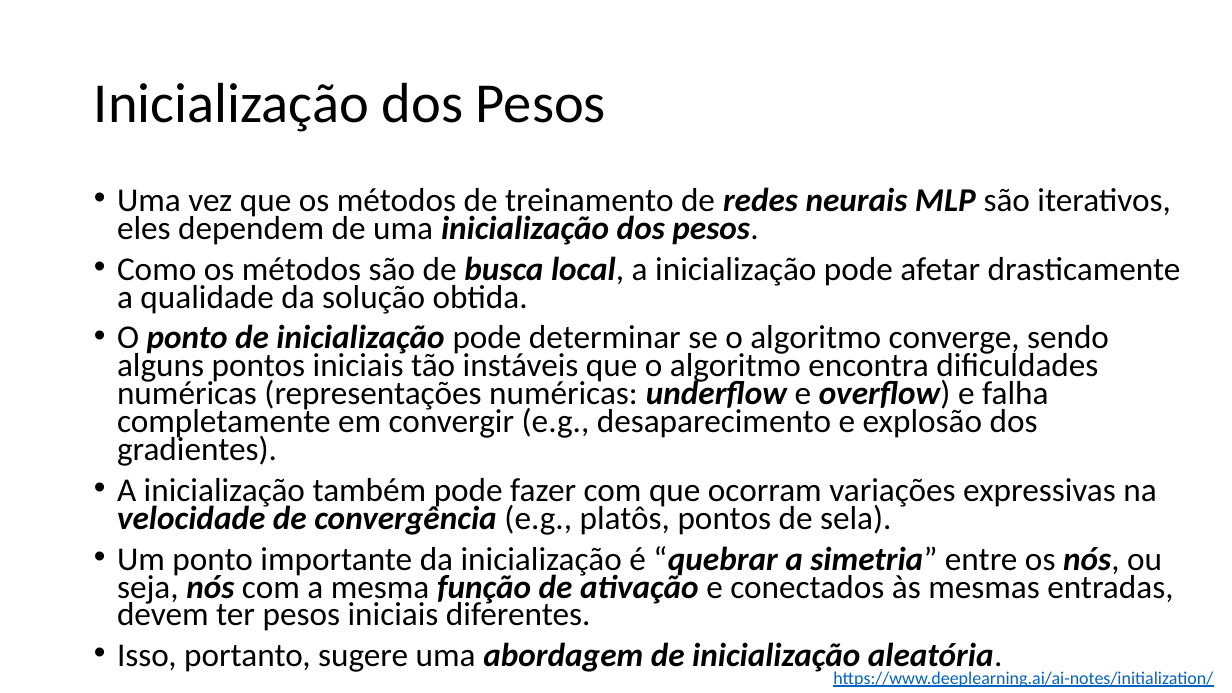
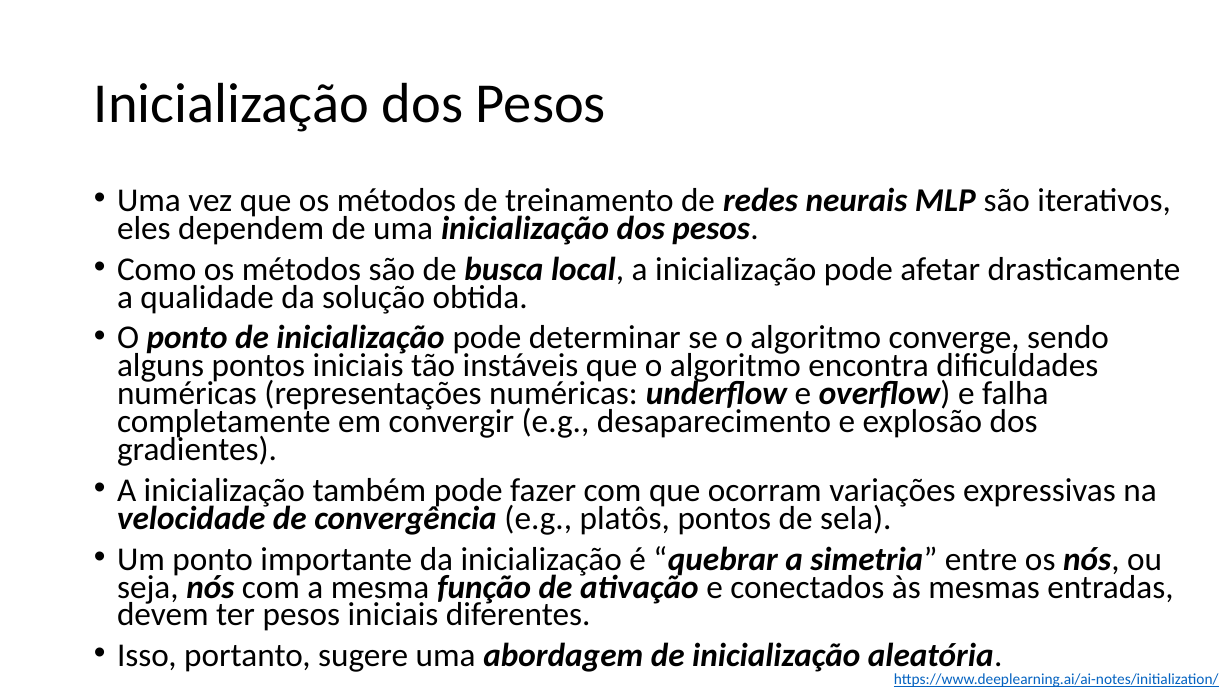
Before and after one commit to zz4fap/t320_aprendizado_de_maquina, a slide deck: slide 14 of slides/T320_Redes_Neurais_Artificiais (Parte IV).pptx. Drawn at 1232x693 pixels with LibreOffice and Linux fonts; fonts in the diff are those of the drawing. Boxes give left, top, right and bottom in pixels: in the first picture for what was removed or moved away, otherwise in the second. Text is boxed around its words. In the diff, an @@ line names an element or a change of style, - is before the commit and + after.

```diff
--- a/slides/T320_Redes_Neurais_Artificiais (Parte IV).pptx
+++ b/slides/T320_Redes_Neurais_Artificiais (Parte IV).pptx
@@ text "https://www.deeplearning.ai/ai-notes/initialization/": place and size @@
-text "https://www.deeplearning.ai/ai-notes/initialization/" at (833,671,1213,687)
+text "https://www.deeplearning.ai/ai-notes/initialization/" at (894,673,1219,687)
@@ text "https://www.deeplearning.ai/ai-notes/initialization/" at (894,673,1219,687): size 14 to 12 pt @@
```
Also in this commit, not shown: 1 other slide changed, 3 other files.
